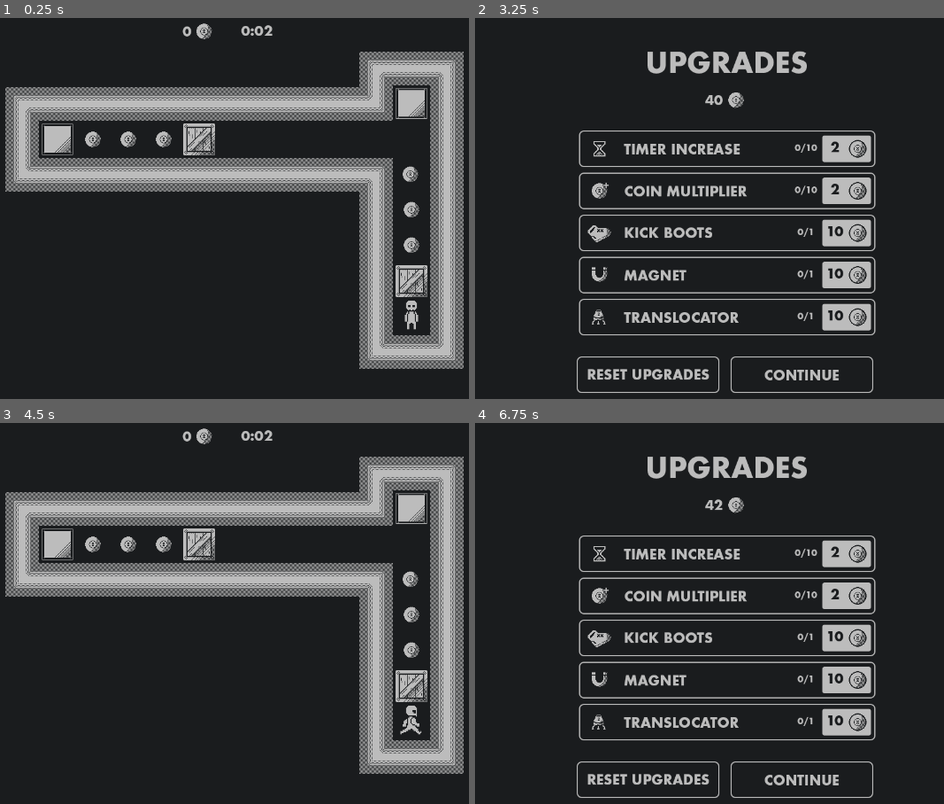
Above: before the commit, frames 1-4 (two rows, left to right).
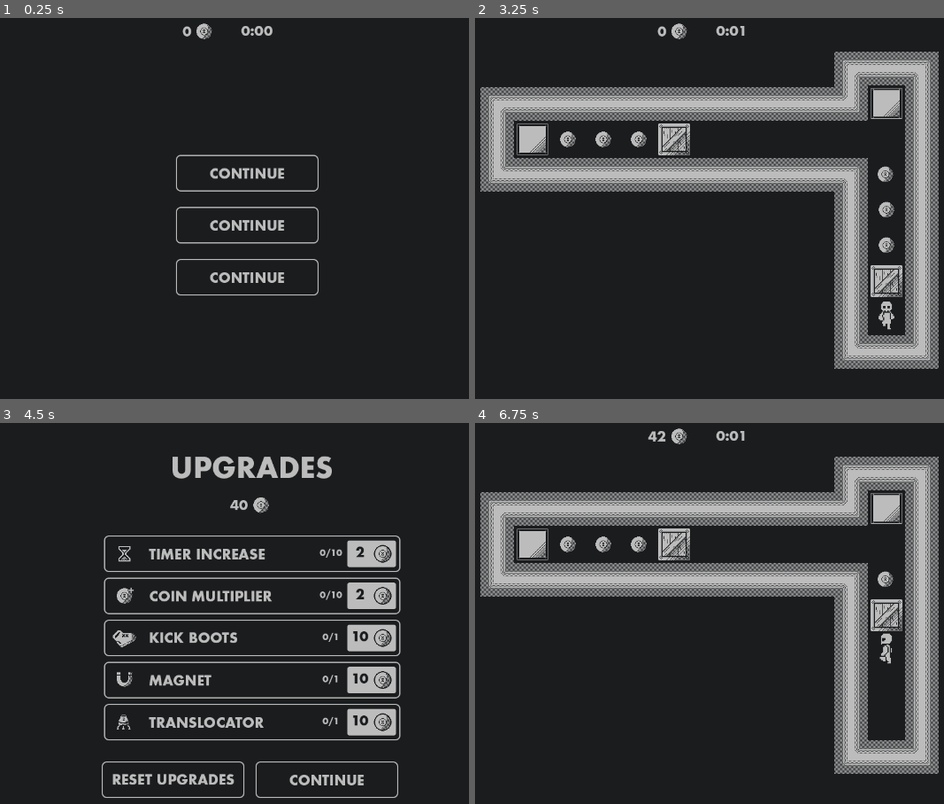
Above: after the commit, the same moments.

Repository: ParryTotato/1BitJam2025
Game: Godot game, scene res://Scenes/Main/main.tscn
Two runs of this game, one before a commit and one after it. Both use one fixed random seed, a clock stepped at 60 frames per second and the inputs below.
Inputs (mouse positions are in pixels of both pictures, inside the frame that each line leads up to):
- Up to frame 1 (0.25 s): no input
- Up to frame 2 (3.25 s): click (723, 223) at 0.52 s; click (723, 174) at 1.27 s; tap Enter (ui_accept) at 2, 3.02, 3.05 s; hold Right (ui_right) 2.03-2.78 s; hold Enter (ui_accept) 2.03-2.78 s; hold Down (ui_down) from 2.78 s (still down); tap T (translocate) at 2.85 s
- Up to frame 3 (4.5 s): tap Enter (ui_accept) at 3.32, 4.25 s; release Down (ui_down) at 3.5 s; click (328, 781) at 3.52 s; hold Right (ui_right) from 4.28 s (still down); hold Enter (ui_accept) from 4.28 s (still down)
- Up to frame 4 (6.75 s): release Right (ui_right) at 5 s; release Enter (ui_accept) at 5 s; click (803, 781) at 5.02 s; tap Z (reset) at 5.75 s; hold Up (ui_up) 5.78-6.53 s; tap T (translocate) at 5.85 s; tap Enter (ui_accept) at 6.02, 6.05, 6.32 s; hold Left (ui_left) from 6.53 s (still down); hold Enter (ui_accept) from 6.53 s (still down)

The runs differ from the first frame. In frame 1, 30% of the frame differs, in the area x 1-99%, y 1-93%; in frame 2, 36%; in frame 3, 36%, in the area x 1-99%, y 1-99%; in frame 4, 35%.

Commit message:
basic main menu

Diff:
--- a/Scenes/Levels/level_2.tscn
+++ b/Scenes/Levels/level_2.tscn
@@ -6,7 +6,7 @@
 tile_map_data = PackedByteArray("AAAAAAoAAQAAAAoAAAAAAAkAAQAHAAAAAAAAAAgAAQAHAAAAAAAAAAcAAQAHAAAAAAAAAAYAAQAHAAAAAAAAAA …(848 unchanged characters)…
 
 [node name="Goal" parent="." index="0"]
-position = Vector2(543, 287)
+position = Vector2(544, 304)
 
 [node name="Coin" parent="." index="1"]
 position = Vector2(288, 288)
--- a/Scenes/Main/Scripts/main.gd
+++ b/Scenes/Main/Scripts/main.gd
@@ -5,28 +5,35 @@
 @onready var timer: Timer = $TimerDuration
 @onready var timer_label: Label = $TimerDuration/TimerDurationLabel
 @onready var upgrade_shop: Control = $UI/UpgradeShop
+@onready var main_menu: Control = $UI/MainMenu
 
+const MAIN_MENU_SCENE = preload("res://Scenes/MainMenu/main_menu.tscn") as PackedScene
+const LEVEL_1 = preload("res://Scenes/Levels/Level_1.tscn") as PackedScene
 
 func _ready():
-	var level_1 = load("res://Scenes/Levels/Level_1.tscn") as PackedScene
-	var level_1_instance = level_1.instantiate()
-	game.add_child(level_1_instance)
+	show_main_menu()
 
+	Messenger.game_starting.connect(on_game_start)
 	Messenger.game_continued.connect(_on_game_continued)
 	Messenger.level_completed.connect(_on_level_completed)
 	Messenger.coin_collected.connect(_on_coin_collected)
+
+func show_main_menu():
+	main_menu.visible = true
+	upgrade_shop.visible = false
+	game.visible = false
+
+func on_game_start() -> void:
+	main_menu.visible = false
+	game.visible = true
+
+	for child in game.get_children():
+		child.queue_free()
+
+	var level_1_instance = LEVEL_1.instantiate()
+	game.add_child(level_1_instance)
 	timer.start()
-
-
-#func _unhandled_input(event: InputEvent) -> void:
-	#if event.is_action_pressed("ui_accept"):
-		#upgrade_shop.visible = true
-#
-	#if event.is_action_pressed("ui_cancel"):
-		#upgrade_shop.visible = false
-
-# TODO add Func for game_continued signal
-
+	timer_label.visible = true
 
 func _on_timer_duration_timeout() -> void:
 	if upgrade_shop.visible:
--- a/Scenes/Main/main.tscn
+++ b/Scenes/Main/main.tscn
@@ -7,6 +7,7 @@
 [ext_resource type="Script" uid="uid://d24ipw3jvtda6" path="res://Scenes/Main/Scripts/coin_count.gd" id="7_imbg2"]
 [ext_resource type="Script" uid="uid://otgwvdi4bwxd" path="res://Scenes/Main/Scripts/timer_duration.gd" id="7_xlvfx"]
 [ext_resource type="FontFile" uid="uid://ba7dpcyndctpw" path="res://Assets/FuturaND-Bold.otf" id="8_hryqi"]
+[ext_resource type="PackedScene" uid="uid://p5r8m728jooc" path="res://Scenes/MainMenu/main_menu.tscn" id="8_imbg2"]
 
 [sub_resource type="LabelSettings" id="LabelSettings_imbg2"]
 font = ExtResource("8_hryqi")
@@ -30,6 +31,7 @@
 volume_db = -10.0
 
 [node name="Game" type="Node2D" parent="."]
+visible = false
 
 [node name="Coin" type="Sprite2D" parent="."]
 position = Vector2(553, 29)
@@ -78,4 +80,6 @@
 visible = false
 layout_mode = 1
 
+[node name="MainMenu" parent="UI" instance=ExtResource("8_imbg2")]
+
 [connection signal="timeout" from="TimerDuration" to="." method="_on_timer_duration_timeout"]
--- /dev/null
+++ b/Scenes/MainMenu/Scripts/main_menu.gd
@@ -0,0 +1,11 @@
+extends Control
+
+func _on_start_game():
+	Messenger.game_starting.emit()
+
+func _on_settings_clicked():
+	# Do the settings stuff
+	pass
+
+func _on_game_quit():
+	get_tree().quit()
--- /dev/null
+++ b/Scenes/MainMenu/main_menu.tscn
@@ -0,0 +1,44 @@
+[gd_scene load_steps=5 format=3 uid="uid://p5r8m728jooc"]
+
+[ext_resource type="Script" uid="uid://ca2nfae8kyxdt" path="res://Scenes/MainMenu/Scripts/main_menu.gd" id="1_adu2g"]
+[ext_resource type="Texture2D" uid="uid://brio6fyoshhsy" path="res://Scenes/UpgradeShop/Assets/Art/btn_continue.png" id="2_adu2g"]
+[ext_resource type="Texture2D" uid="uid://c86udavrvjk1y" path="res://Scenes/UpgradeShop/Assets/Art/btn_continue_pressed.png" id="3_0l8wx"]
+[ext_resource type="Texture2D" uid="uid://cm0xhtk4vr4bi" path="res://Scenes/UpgradeShop/Assets/Art/btn_continue_hovered.png" id="4_2r307"]
+
+[node name="Mainmenu" type="Control"]
+layout_mode = 3
+anchors_preset = 0
+script = ExtResource("1_adu2g")
+
+[node name="VBoxContainer" type="VBoxContainer" parent="."]
+layout_mode = 1
+offset_left = 500.0
+offset_top = 250.0
+offset_right = 762.0
+offset_bottom = 508.0
+size_flags_horizontal = 4
+size_flags_vertical = 4
+theme_override_constants/separation = 24
+metadata/_edit_group_ = true
+
+[node name="PlayGame" type="TextureButton" parent="VBoxContainer"]
+layout_mode = 2
+texture_normal = ExtResource("2_adu2g")
+texture_pressed = ExtResource("3_0l8wx")
+texture_hover = ExtResource("4_2r307")
+
+[node name="Settings" type="TextureButton" parent="VBoxContainer"]
+layout_mode = 2
+texture_normal = ExtResource("2_adu2g")
+texture_pressed = ExtResource("3_0l8wx")
+texture_hover = ExtResource("4_2r307")
+
+[node name="Quit Game" type="TextureButton" parent="VBoxContainer"]
+layout_mode = 2
+texture_normal = ExtResource("2_adu2g")
+texture_pressed = ExtResource("3_0l8wx")
+texture_hover = ExtResource("4_2r307")
+
+[connection signal="pressed" from="VBoxContainer/PlayGame" to="." method="_on_start_game"]
+[connection signal="pressed" from="VBoxContainer/Settings" to="." method="_on_settings_clicked"]
+[connection signal="pressed" from="VBoxContainer/Quit Game" to="." method="_on_game_quit"]
--- a/Scenes/Player/Scripts/player.gd
+++ b/Scenes/Player/Scripts/player.gd
@@ -15,7 +15,7 @@
 var push_force = 64
 
 var translocator: Sprite2D = null
-const TRANSLOCATOR_SCENE = preload("res://Scenes/Translocator/translocator.tscn")
+const TRANSLOCATOR_SCENE = preload("res://Scenes/Translocator/translocator.tscn") as PackedScene
 
 func _ready():
 	starting_position = position
@@ -70,7 +70,7 @@
 				result.collider.push_completed.connect(_on_push_complete, CONNECT_ONE_SHOT)
 	elif last_direction != "idle":
 		$AnimatedSprite2D.stop()
-		$AnimatedSprite2D.frame = 0
+		$AnimatedSprite2D.frame = 7
 		last_direction = "idle"
 
 func _play_move_animation(input_dir: Vector2):
--- a/Scenes/Player/player.tscn
+++ b/Scenes/Player/player.tscn
@@ -321,7 +321,8 @@
 
 [node name="AnimatedSprite2D" type="AnimatedSprite2D" parent="."]
 sprite_frames = SubResource("SpriteFrames_kltya")
-animation = &"idle"
+animation = &"up"
+frame_progress = 0.389918
 
 [node name="CollisionShape2D" type="CollisionShape2D" parent="."]
 position = Vector2(0, -1)
--- a/Scripts/level.gd
+++ b/Scripts/level.gd
@@ -19,9 +19,10 @@
 
 	if goals_filled == goal_count:
 		print("All goals filled")
+		goals_filled = 0
 		Messenger.level_completed.emit(self.name)
 
-	print("Goal count: " + str(goal_count) + " Goals filled: " + str(goals_filled))
+	#print("Goal count: " + str(goal_count) + " Goals filled: " + str(goals_filled))
 
 func _register_objects():
 	for child in get_children(true):
--- a/Scripts/messenger.gd
+++ b/Scripts/messenger.gd
@@ -23,3 +23,6 @@
 signal level_reset
 signal level_completed(level)
 signal level_loaded()
+
+# Game starting
+signal game_starting
Binary file removed: Assets/Player/player_05.png
Not shown, removed: Assets/Player/player_05.png.import
Binary file removed: Assets/Player/player_06.png
Not shown, removed: Assets/Player/player_06.png.import
Binary file removed: Assets/Player/player_07.png
Not shown, removed: Assets/Player/player_07.png.import
Binary file removed: Assets/Player/player_08.png
Not shown, removed: Assets/Player/player_08.png.import
Binary file removed: Assets/Player/player_09.png
Not shown, removed: Assets/Player/player_09.png.import
Binary file removed: Assets/Player/player_10.png
Not shown, removed: Assets/Player/player_10.png.import
(and 14 more such lines)
